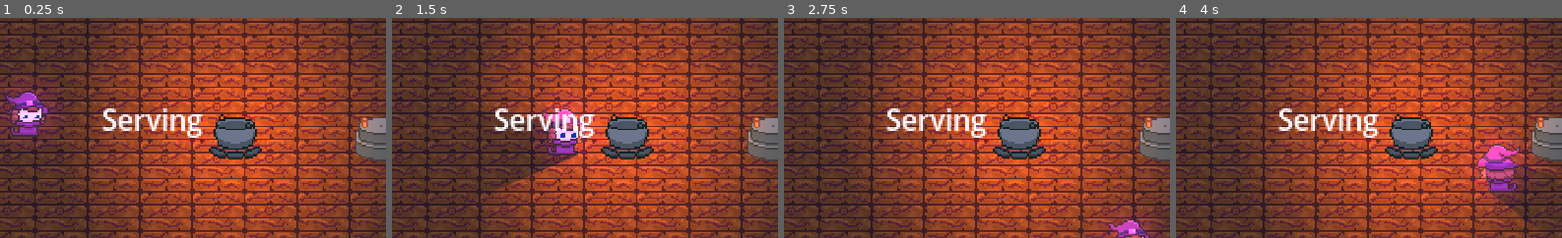
Above: before the commit, frames 1-4 (left to right).
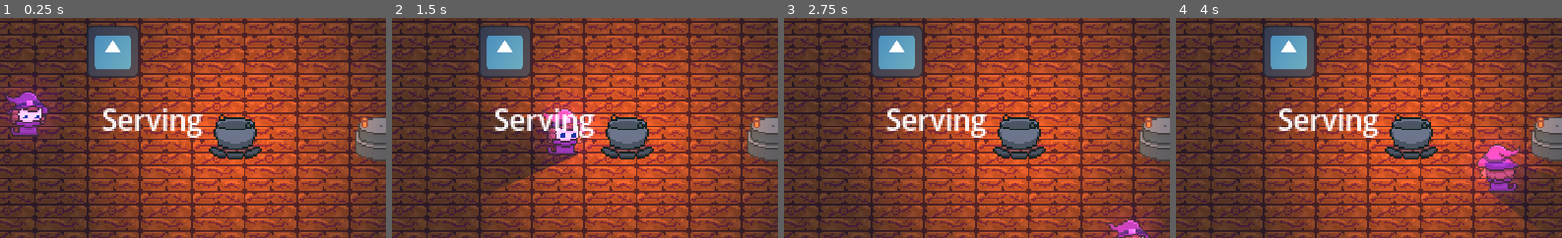
Above: after the commit, the same moments.

Repository: Yatagarasu163/apothecary-allergies
Game: Godot game, scene res://Assets/Scenes/testing_scene.tscn
Two runs of this game, one before a commit and one after it. Both use one fixed random seed, a clock stepped at 60 frames per second and the inputs below. The engine's default icon, where the game draws it, is replaced by a stand-in: a white triangle on a blue panel in a dark square.
Inputs:
- Up to frame 1 (0.25 s): no input
- Up to frame 2 (1.5 s): tap Enter at 0.5 s; hold D (WalkRight) 0.53-1.28 s; tap E (Add) at 0.6, 1.35 s; hold S (WalkDown) from 1.28 s (still down)
- Up to frame 3 (2.75 s): release S (WalkDown) at 2.03 s; hold D (WalkRight) from 2.03 s (still down); tap Space (Dash) at 2.1 s; tap E (Add) at 2.3 s
- Up to frame 4 (4 s): release D (WalkRight) at 2.78 s; hold W (WalkUp) 2.78-3.53 s; tap F (Interact) at 2.85 s; tap E (Add) at 3.05, 3.6 s; hold A (WalkLeft) from 3.53 s (still down)
The pictures show only the part of the screen within x 27-77%, y 26-76%; the shares and areas given below are measured in that part.

The runs differ from the first frame. In frame 1, 3.0% of the frame differs, in the area x 22-36%, y 3-28%; in frame 2, 3.0%; in frame 3, 3.0%; in frame 4, 3.0%.

Commit message:
Adds Table

Diff:
--- /dev/null
+++ b/Assets/Prefabs/Table.tscn
@@ -0,0 +1,43 @@
+[gd_scene format=3 uid="uid://duuei02ys6c5y"]
+
+[ext_resource type="Script" uid="uid://ca0vyx3h88fio" path="res://Assets/Scripts/table.gd" id="1_j7ovb"]
+[ext_resource type="Texture2D" uid="uid://c53wg8pq2wx7k" path="res://icon.svg" id="2_sd4tx"]
+
+[sub_resource type="RectangleShape2D" id="RectangleShape2D_wmwsv"]
+size = Vector2(188, 170)
+
+[sub_resource type="RectangleShape2D" id="RectangleShape2D_vurco"]
+size = Vector2(128, 128)
+
+[node name="Table" type="Node2D" unique_id=1914519163]
+texture_filter = 5
+script = ExtResource("1_j7ovb")
+
+[node name="Table Sprite" type="Sprite2D" parent="." unique_id=1626858534]
+texture = ExtResource("2_sd4tx")
+
+[node name="Collision Detector" type="Area2D" parent="." unique_id=85105121]
+
+[node name="CollisionShape2D" type="CollisionShape2D" parent="Collision Detector" unique_id=1044364678]
+shape = SubResource("RectangleShape2D_wmwsv")
+
+[node name="StaticBody2D" type="StaticBody2D" parent="." unique_id=996541082]
+
+[node name="CollisionShape2D" type="CollisionShape2D" parent="StaticBody2D" unique_id=850902910]
+shape = SubResource("RectangleShape2D_vurco")
+
+[node name="TextureRect" type="TextureRect" parent="." unique_id=547724180]
+anchors_preset = 8
+anchor_left = 0.5
+anchor_top = 0.5
+anchor_right = 0.5
+anchor_bottom = 0.5
+offset_left = -16.0
+offset_top = -16.0
+offset_right = 16.0
+offset_bottom = 16.0
+grow_horizontal = 2
+grow_vertical = 2
+
+[connection signal="body_entered" from="Collision Detector" to="." method="body_entered"]
+[connection signal="body_exited" from="Collision Detector" to="." method="body_exited"]
--- a/Assets/Scenes/testing_scene.tscn
+++ b/Assets/Scenes/testing_scene.tscn
@@ -15,6 +15,7 @@
 [ext_resource type="Texture2D" uid="uid://ba0ckvfiwashl" path="res://Assets/Sprites/Ingredients/oof_rock.png" id="10_lpbfe"]
 [ext_resource type="Texture2D" uid="uid://b5wpd8gidikdk" path="res://Assets/Sprites/Tileset/walls.png" id="10_yem8g"]
 [ext_resource type="Texture2D" uid="uid://d1ux8fs45cbk0" path="res://Assets/Sprites/Ingredients/dragon_scale.png" id="11_4odsj"]
+[ext_resource type="PackedScene" uid="uid://duuei02ys6c5y" path="res://Assets/Prefabs/Table.tscn" id="16_vapop"]
 
 [sub_resource type="RectangleShape2D" id="RectangleShape2D_eegtx"]
 size = Vector2(32.025, 54.857132)
@@ -260,5 +261,8 @@
 [node name="RecipeBook" parent="Shop Layout" unique_id=1057398287 instance=ExtResource("10_35qsv")]
 position = Vector2(395, 356)
 
+[node name="Table" parent="Shop Layout" unique_id=1914519163 instance=ExtResource("16_vapop")]
+position = Vector2(828, 359)
+
 [connection signal="body_entered" from="Shop Layout/ServingArea" to="Shop Layout/ServingArea" method="_on_body_entered"]
 [connection signal="body_entered" from="Shop Layout/KitchenArea" to="Shop Layout/KitchenArea" method="_on_body_entered"]
--- /dev/null
+++ b/Assets/Scripts/table.gd
@@ -0,0 +1,27 @@
+extends Node2D
+
+var is_player_inside: bool = false;
+@onready var item_sprite: TextureRect = $TextureRect;
+var item = null;
+
+func _process(_delta: float) -> void:
+	if Input.is_action_just_pressed("Add") && is_player_inside:
+		if item == null && GameManager.player_inventory != null:
+			item_sprite.visible = true;
+			item_sprite.texture = GameManager.player_inventory_sprite;
+			item = GameManager.player_inventory;
+			GameManager.player_inventory = null;
+			GameManager.player_inventory_sprite = null;
+		elif GameManager.player_inventory == null && item != null:
+			GameManager.player_inventory = item;
+			GameManager.player_inventory_sprite = item_sprite.texture;
+			item_sprite.texture = null;
+			item = null;
+
+func body_entered(body: Node2D) -> void:
+	if body.is_in_group("Player"):
+		is_player_inside = true;
+
+func body_exited(body: Node2D) -> void:
+	if body.is_in_group("Player"):
+		is_player_inside = false;
Not shown, added: Assets/Scripts/table.gd.uid
